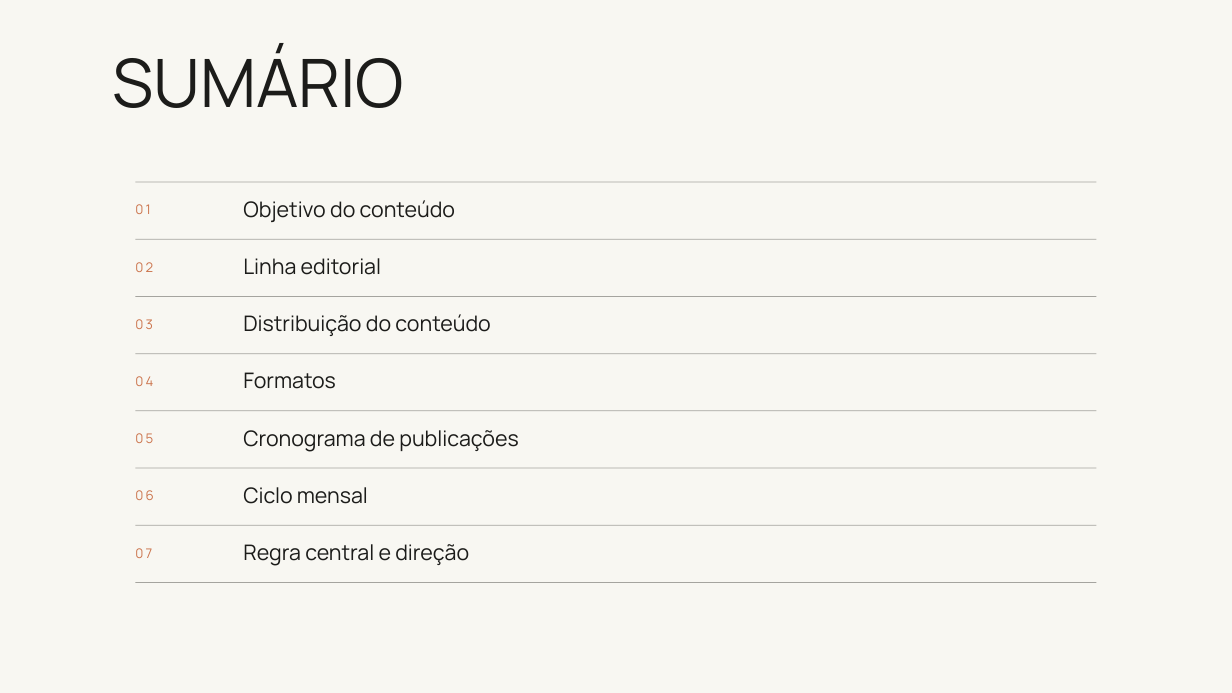
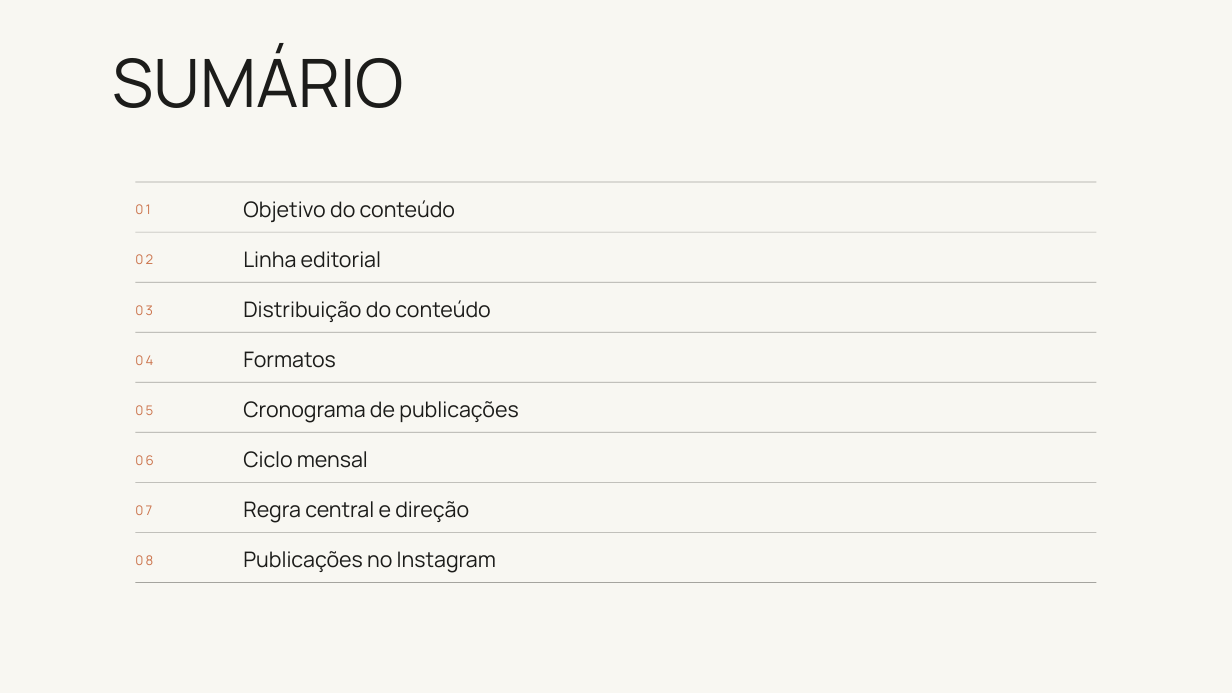
Before and after one commit to kellyalbertkabrand/Apresentacao_Revelacao_de_Essencia, a slide deck: slide 3 of clientes/lucas-martini/Plano-de-Conteudo-Lucas-Martini.pptx. Drawn at 1232x693 pixels with LibreOffice and Linux fonts; fonts in the diff are those of the drawing; background and template pictures are left out. Boxes give left, top, right and bottom in pixels: in the first picture for what was removed or moved away, otherwise in the second. Text is boxed around its words. In the diff, an @@ line names an element or a change of style, - is before the commit and + after.

```diff
--- a/clientes/lucas-martini/Plano-de-Conteudo-Lucas-Martini.pptx
+++ b/clientes/lucas-martini/Plano-de-Conteudo-Lucas-Martini.pptx
@@ rectangle: place and size @@
-rectangle at <box>136,239,1096,240</box>
+rectangle at <box>136,232,1096,232</box>
@@ text "02": place and size @@
-text "02" at <box>135,262,153,272</box>
+text "02" at <box>135,254,153,264</box>
@@ text "Linha editorial": place and size @@
-text "Linha editorial" at <box>243,258,381,275</box>
+text "Linha editorial" at <box>243,251,381,268</box>
@@ 2 texts, 1 rectangle: place and size @@
-2 texts, 1 rectangle at <box>135,296,1096,336</box>
+2 texts, 1 rectangle at <box>135,282,1096,322</box>
@@ 2 texts, 1 rectangle: place and size @@
-2 texts, 1 rectangle at <box>135,354,1096,389</box>
+2 texts, 1 rectangle at <box>135,332,1096,368</box>
@@ 2 texts, 1 rectangle: place and size @@
-2 texts, 1 rectangle at <box>135,410,1096,452</box>
+2 texts, 1 rectangle at <box>135,382,1096,423</box>
@@ 2 texts, 1 rectangle: place and size @@
-2 texts, 1 rectangle at <box>135,468,1096,504</box>
+2 texts, 1 rectangle at <box>135,432,1096,468</box>
@@ text "07": place and size @@
-text "07" at <box>135,548,152,558</box>
+text "07" at <box>135,505,152,515</box>
@@ rectangle: place and size @@
-rectangle at <box>136,525,1096,525</box>
+rectangle at <box>136,482,1096,483</box>
@@ text "Regra central e direção": place and size @@
-text "Regra central e direção" at <box>243,544,469,566</box>
+text "Regra central e direção" at <box>243,501,469,523</box>
@@ rectangle added at <box>136,532,1096,533</box>, fill #A5A49F @@
@@ text added at <box>135,555,153,565</box>, 15.5 pt, text #CC754E @@
+08
@@ text added at <box>243,551,496,573</box>, 25 pt, text #1C1C1A @@
+Publicações no Instagram
```
Also in this commit, not shown: 9 slides added, 35 other files.
